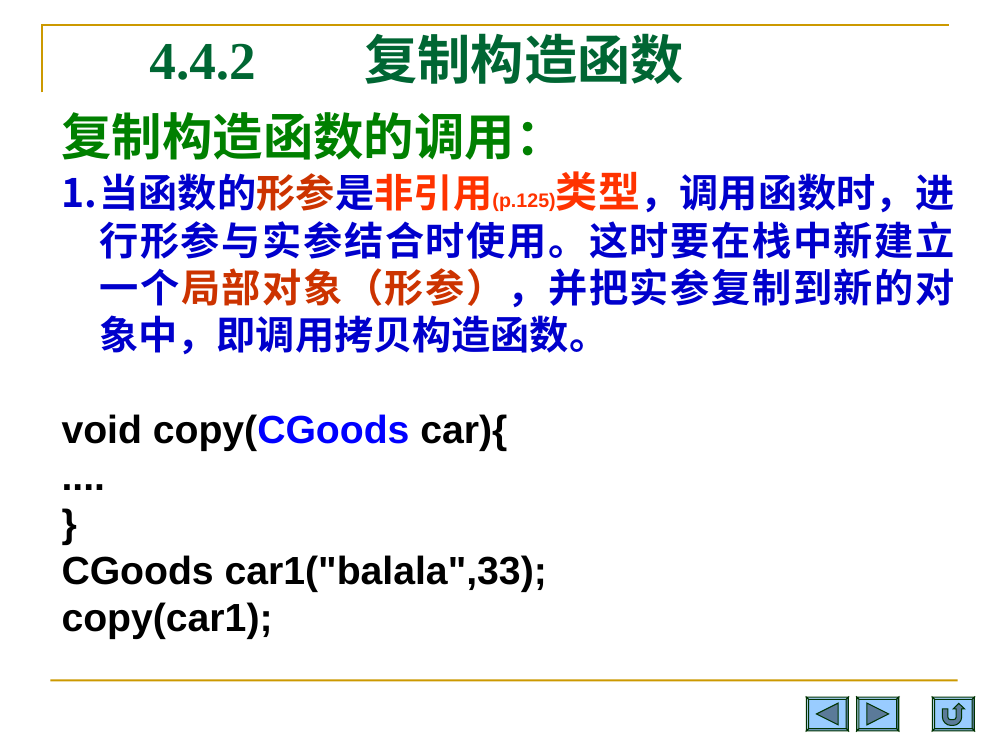
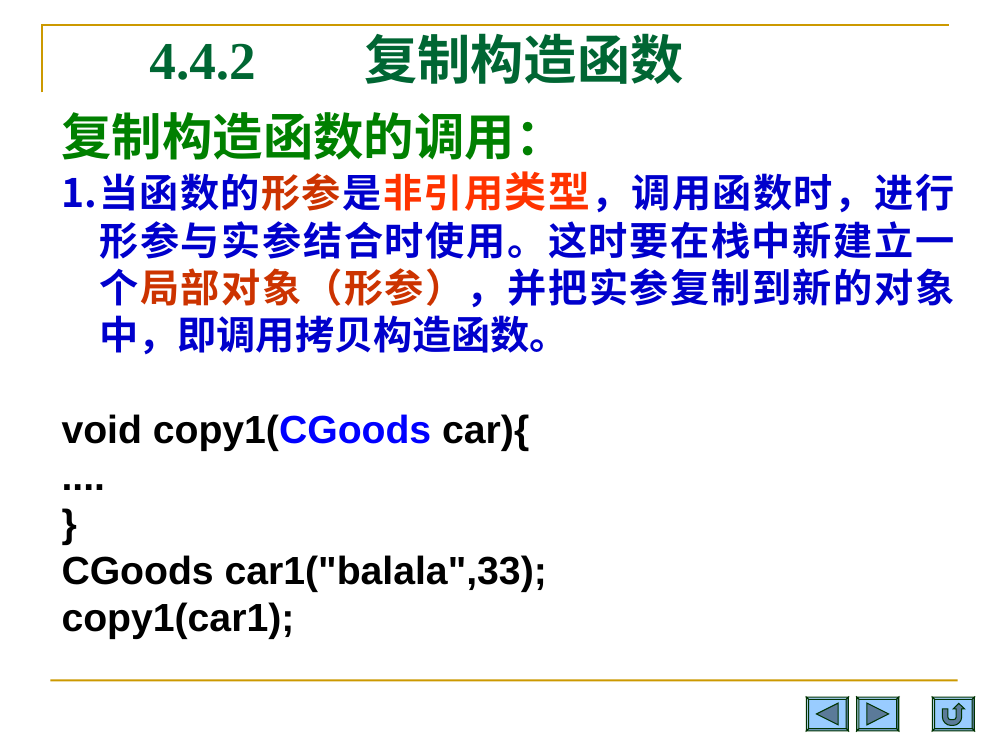
Before and after one commit to Changhe160/Changhe160.github.io, a slide deck: slide 33 of teachingRes/Cplusplus/unit04类与对象.ppt (slide 34 before the commit). Drawn at 1008x756 pixels with LibreOffice and Linux fonts; fonts in the diff are those of the drawing. Boxes give left, top, right and bottom in pixels: in the first picture for what was removed or moved away, otherwise in the second. Text is boxed around its words. In the diff, an @@ line names an element or a change of style, - is before the commit and + after.

```diff
--- a/teachingRes/Cplusplus/unit04类与对象.ppt
+++ b/teachingRes/Cplusplus/unit04类与对象.ppt
@@ text at box(62, 171, 954, 451): text changed @@
-1. 当函数的形参是非引用(p.125)类型，调用函数时，进行形参与实参结合时使用。这时要在栈中新建立一个局部对象（形参），并把实参复制到新的对象中，即调用拷贝构造函数。
-void copy(CGoods car){
+1. 当函数的形参是非引用类型，调用函数时，进行形参与实参结合时使用。这时要在栈中新建立一个局部对象（形参），并把实参复制到新的对象中，即调用拷贝构造函数。
+void copy1(CGoods car){
@@ text at box(62, 602, 295, 639): text changed @@
-copy(car1);
+copy1(car1);
```
Also in this commit, not shown: 16 other slides changed, 1 slide added, 16 slides removed.
